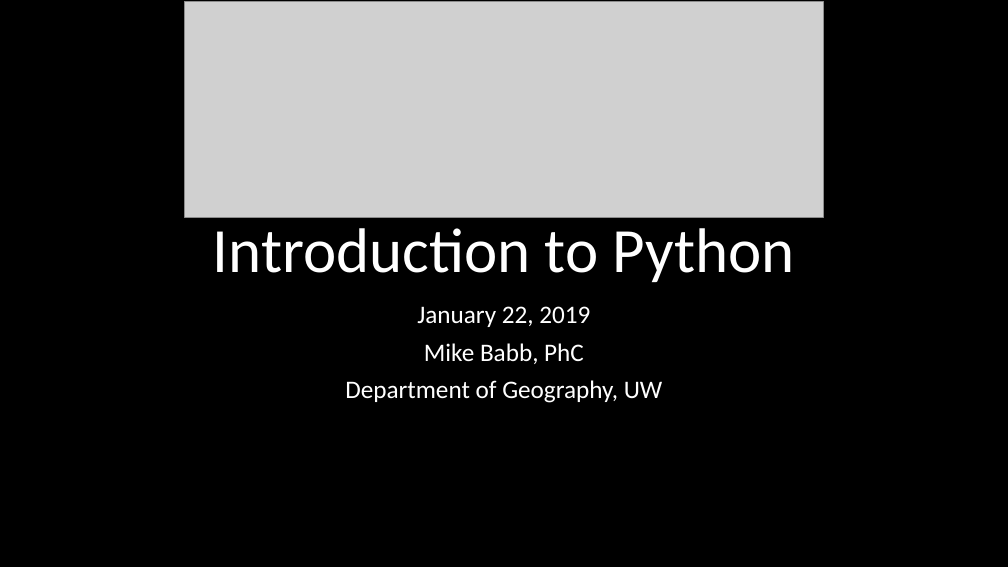
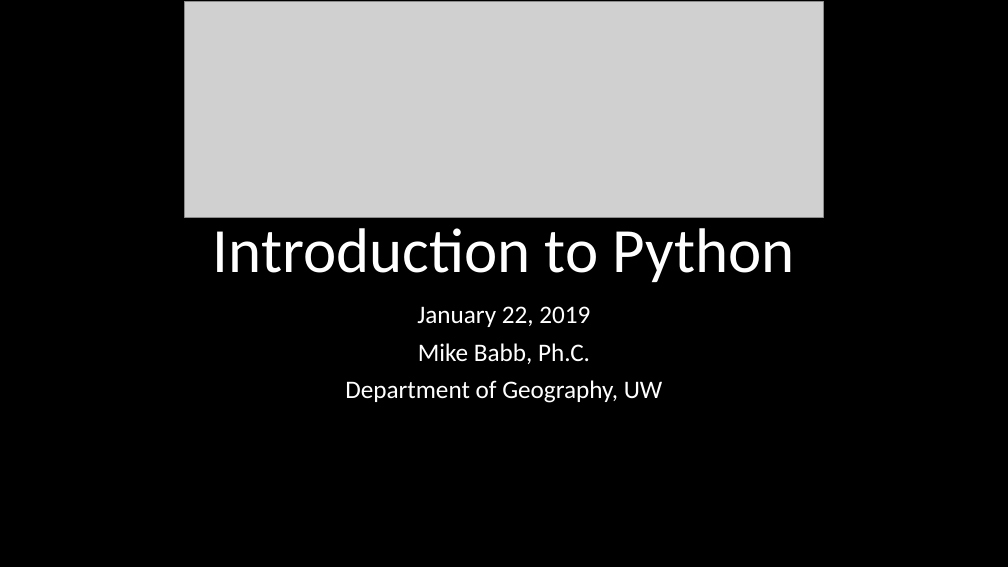
Before and after one commit to mike-babb/intro_to_python, a slide deck: slide 1 of Introduction to Python.pptx. Drawn at 1008x567 pixels with LibreOffice and Linux fonts; fonts in the diff are those of the drawing; grey boxes stand for pictures. Boxes give left, top, right and bottom in pixels: in the first picture for what was removed or moved away, otherwise in the second. Text is boxed around its words. In the diff, an @@ line names an element or a change of style, - is before the commit and + after.

Commit message:
Update slide deck.

```diff
--- a/Introduction to Python.pptx
+++ b/Introduction to Python.pptx
@@ subtitle at box(418, 343, 590, 364): text changed @@
-Mike Babb, PhC
+Mike Babb, Ph.C.
```
